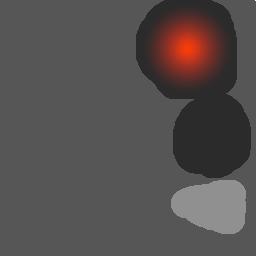
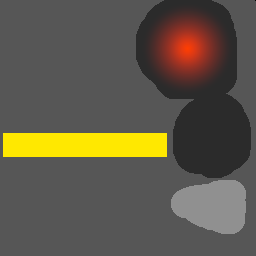
Revision of a layered 256 x 256 image; what changed, layer by layer:
added layer "EMIS" above "Base" over [3, 133, 167, 157]
removed layer "Background" over [3, 0, 256, 157]
added layer "Diffuse_detail_2 #1" over [3, 0, 256, 157]
